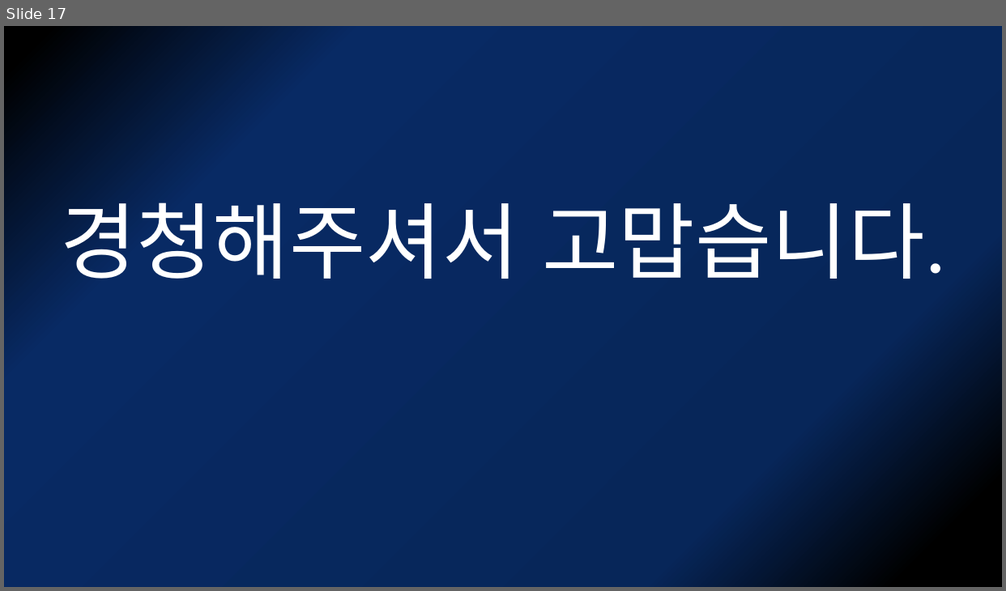
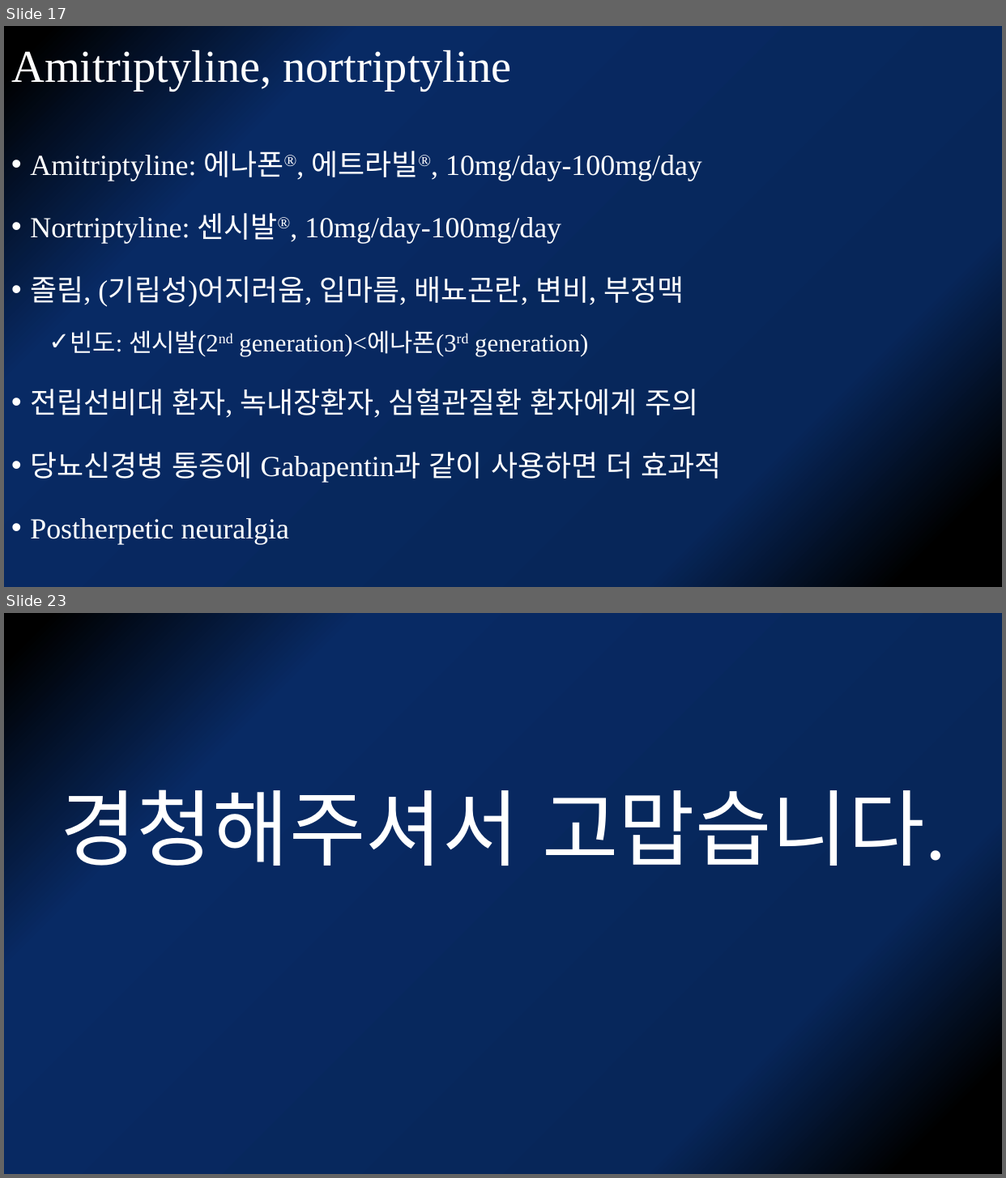
Before and after one commit to kjfdf/lecture, a slide deck: 2021.12 개원의연수강좌-neuropathic pain.pptx. Shown one above the other, each under a label of ours: slide 17 before the commit, slides 17 and 23 after it; the slides between them are not shown. The pictures are 1006x591 and 1006x1178 pixels, drawn with LibreOffice and Linux fonts; fonts in the diff are those of the drawing. Boxes give left, top, right and bottom in pixels: in the first picture for what was removed or moved away, otherwise in the second. Text is boxed around its words. In the diff, an @@ line names an element or a change of style, - is before the commit and + after.

```diff
--- a/2021.12 개원의연수강좌-neuropathic pain.pptx
+++ b/2021.12 개원의연수강좌-neuropathic pain.pptx
@@ slide 17 added at <box>4,26,1002,587</box>, background gradient #000000 to #072659 to #082A64 @@
@@ title added at <box>11,46,511,91</box>, 44 pt, text #FFFFFF @@
+Amitriptyline, nortriptyline
@@ text added at <box>30,151,721,545</box>, 28 pt, text #FFFFFF @@
+• Amitriptyline: 에나폰®, 에트라빌®, 10mg/day-100mg/day
+• Nortriptyline: 센시발®, 10mg/day-100mg/day
+• 졸림, (기립성)어지러움, 입마름, 배뇨곤란, 변비, 부정맥
+  ✓ 빈도: 센시발(2nd generation)<에나폰(3rd generation)
+• 전립선비대 환자, 녹내장환자, 심혈관질환 환자에게 주의
+• 당뇨신경병 통증에 Gabapentin과 같이 사용하면 더 효과적
+• Postherpetic neuralgia
@@ what was slide 17 is now slide 23 @@
```
Also in this commit, not shown: 3 slides changed, 5 other slides added.
